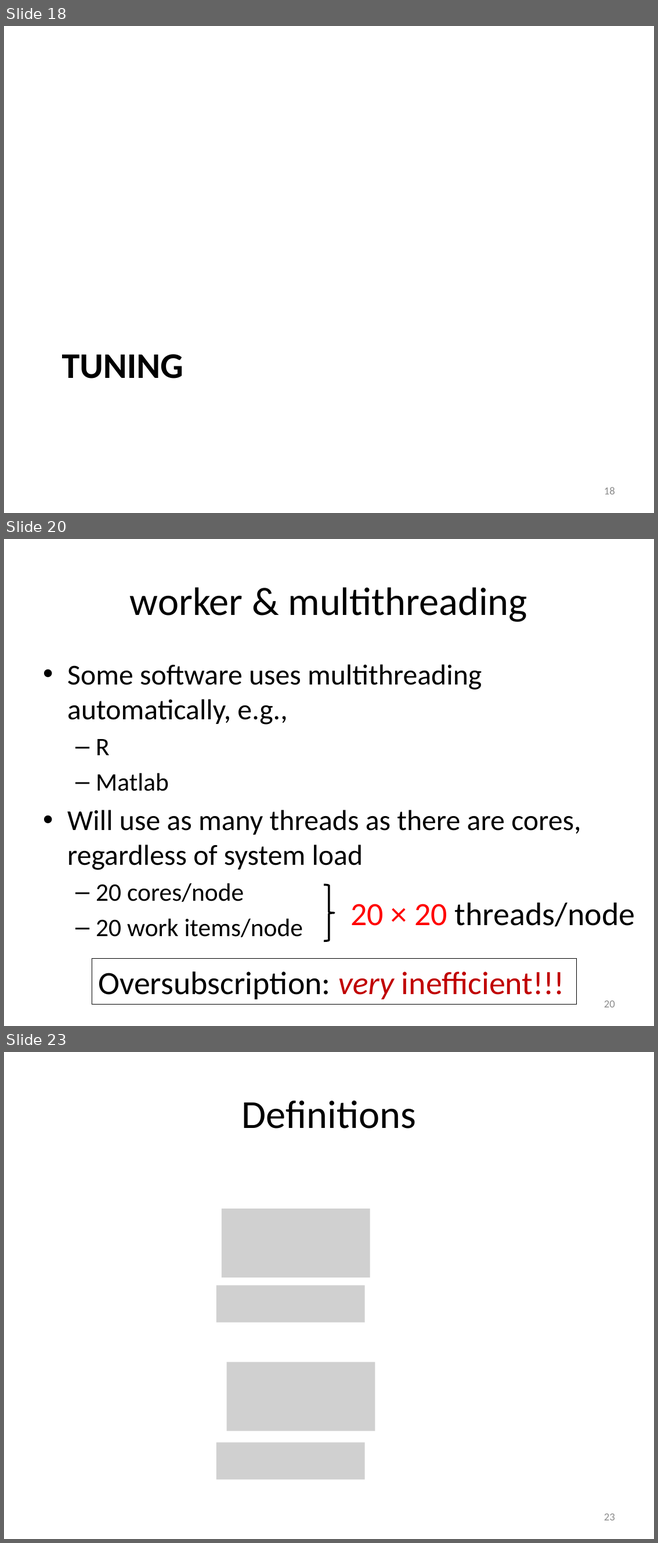
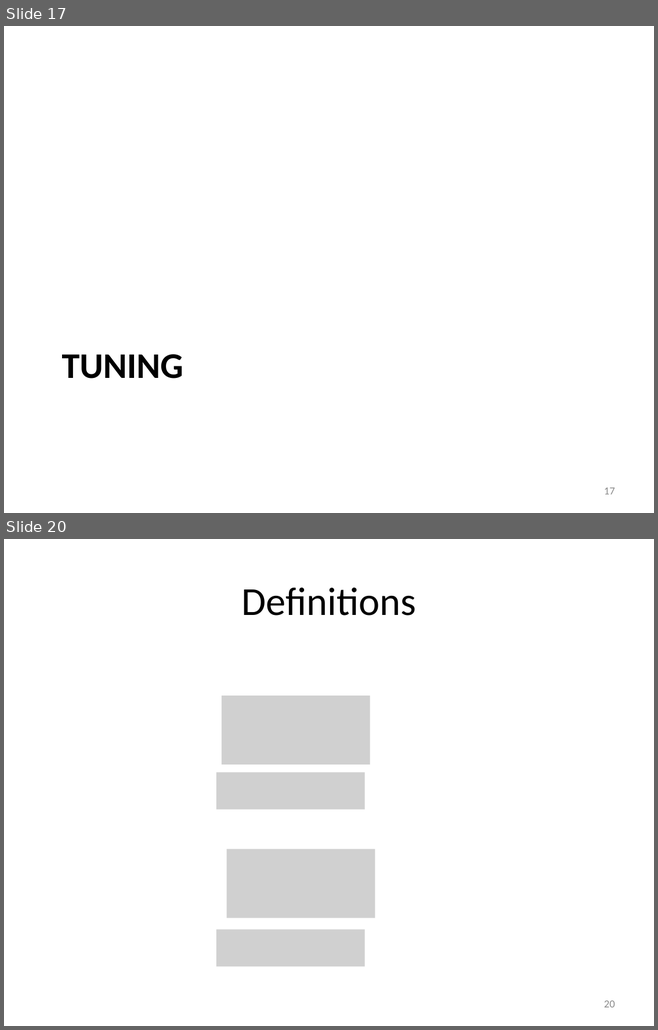
Before and after one commit to gjbex/atools, a slide deck: atools.pptx. Shown one above the other, each under a label of ours: slides 18, 20 and 23 before the commit, slides 17 and 20 after it; the slides between them are not shown. The pictures are 658x1543 and 658x1030 pixels, drawn with LibreOffice and Linux fonts; fonts in the diff are those of the drawing; grey boxes stand for pictures. Boxes give left, top, right and bottom in pixels: in the first picture for what was removed or moved away, otherwise in the second. Text is boxed around its words. In the diff, an @@ line names an element or a change of style, - is before the commit and + after.

```diff
--- a/atools.pptx
+++ b/atools.pptx
@@ slide 20 removed at (x1=4, y1=539, x2=654, y2=1026), background #FFFFFF @@
@@ title removed at (x1=130, y1=587, x2=527, y2=622) @@
-worker & multithreading
@@ text removed at (x1=67, y1=664, x2=581, y2=937) @@
-• Some software uses multithreading automatically, e.g.,
-  – R
-  – Matlab
-• Will use as many threads as there are cores, regardless of system load
-  – 20 cores/node
-  – 20 work items/node
@@ right brace removed at (x1=324, y1=885, x2=334, y2=941) @@
@@ text removed at (x1=350, y1=903, x2=635, y2=927) @@
-20 × 20 threads/node
@@ rectangle removed at (x1=92, y1=959, x2=576, y2=1005) @@
-Oversubscription: very inefficient!!!
@@ page number removed at (x1=604, y1=1001, x2=615, y2=1008) @@
-20
@@ what was slide 18 is now slide 17 @@
@@ page number at (x1=604, y1=488, x2=615, y2=495): text changed @@
-18
+17
@@ what was slide 23 is now slide 20 @@
@@ page number at (x1=604, y1=1001, x2=615, y2=1008): text changed @@
-23
+20
```
Also in this commit, not shown: 11 slides changed, 1 slide added, 8 other slides removed.
